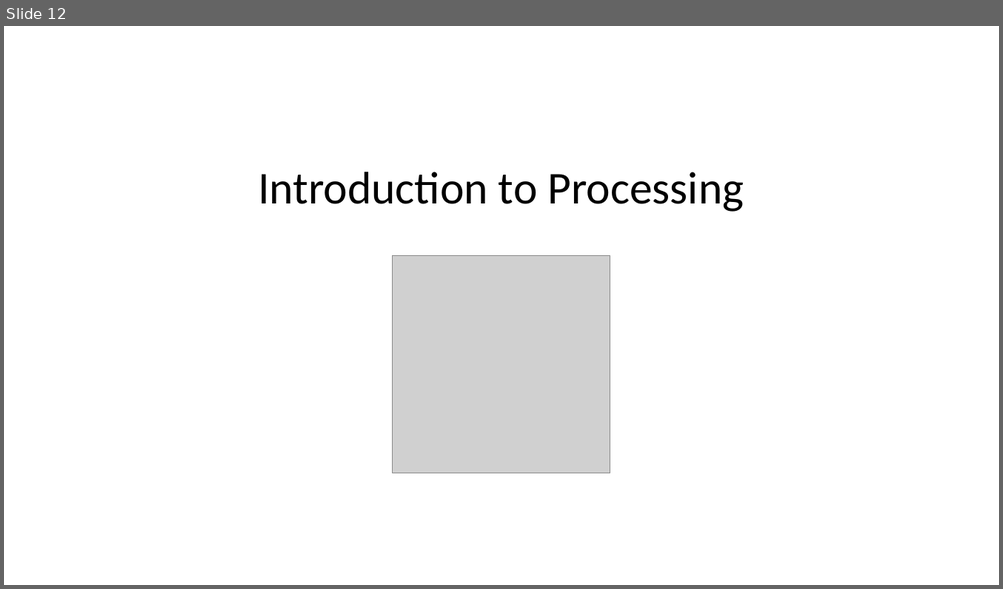
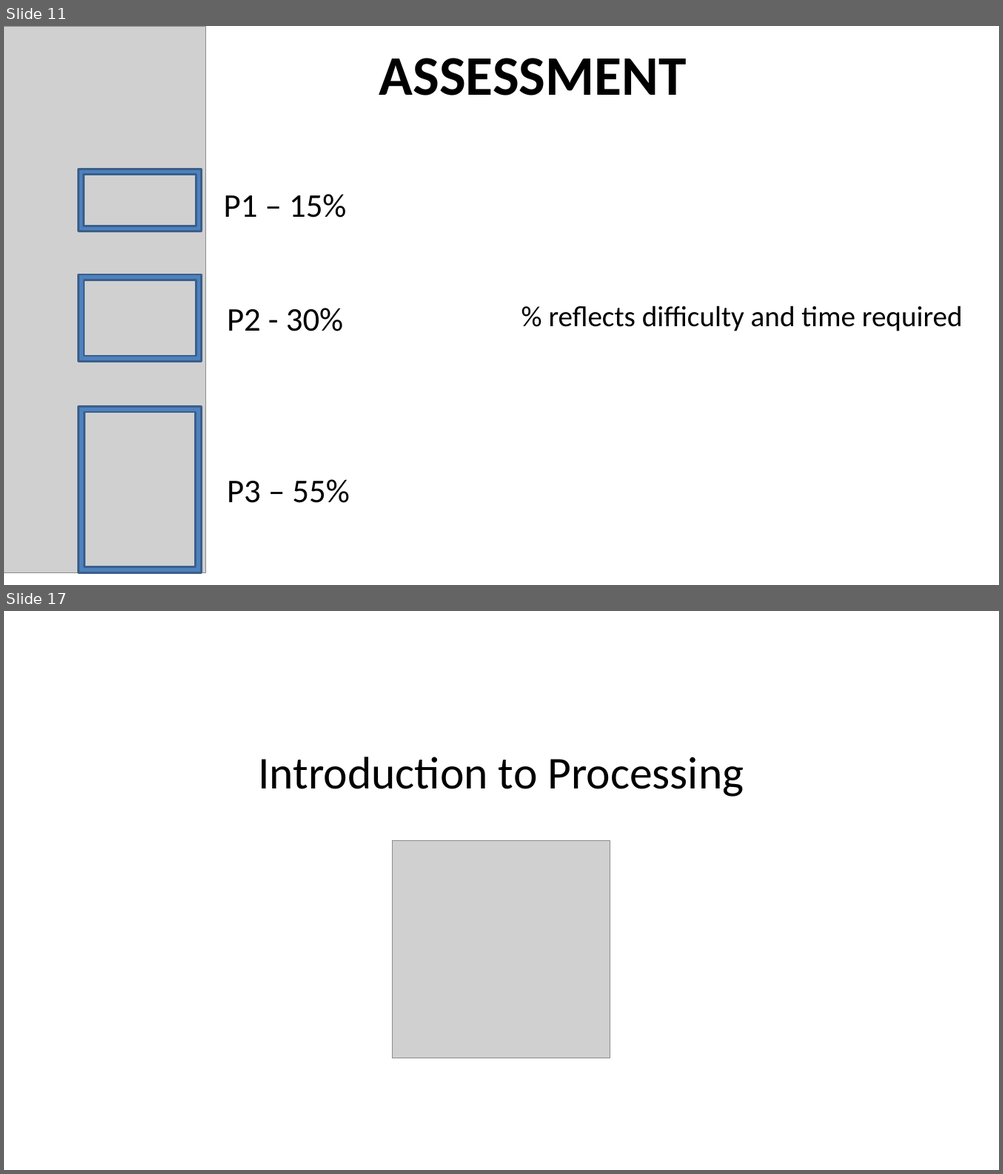
Before and after one commit to wit-hdip-comp-sci-2019/wit-hdip-comp-sci-2019.github.io, a slide deck: g1-induction/unit-1-semester-1/talk-3-programming/a-intro-to-programming.pptx. Shown one above the other, each under a label of ours: slide 12 before the commit, slides 11 and 17 after it; the slides between them are not shown. The pictures are 1003x589 and 1003x1174 pixels, drawn with LibreOffice and Linux fonts; fonts in the diff are those of the drawing; grey boxes stand for pictures. Boxes give left, top, right and bottom in pixels: in the first picture for what was removed or moved away, otherwise in the second. Text is boxed around its words. In the diff, an @@ line names an element or a change of style, - is before the commit and + after.

```diff
--- a/g1-induction/unit-1-semester-1/talk-3-programming/a-intro-to-programming.pptx
+++ b/g1-induction/unit-1-semester-1/talk-3-programming/a-intro-to-programming.pptx
@@ slide 11 added at [4, 26, 999, 585], background #FFFFFF @@
@@ picture added at [4, 26, 205, 573] @@
@@ text added at [379, 58, 686, 96], 54 pt, text #000000, bold @@
+ASSESSMENT
@@ frame added at [79, 170, 201, 231], fill #4F81BD, outline #3A5F8C 2 pt @@
@@ text added at [224, 194, 346, 218], 32 pt, text #000000 @@
+P1 – 15%
@@ frame added at [79, 275, 201, 361], fill #4F81BD, outline #3A5F8C 2 pt @@
@@ text added at [227, 308, 343, 332], 32 pt, text #000000 @@
+P2 - 30%
@@ text added at [549, 306, 962, 332], 28 pt, text #000000 @@
+% reflects difficulty and time required
@@ frame added at [79, 406, 201, 573], fill #4F81BD, outline #3A5F8C 2 pt @@
@@ text added at [227, 480, 349, 503], 32 pt, text #000000 @@
+P3 – 55%
@@ what was slide 12 is now slide 17 @@
```
Also in this commit, not shown: 11 slides changed, 7 other slides added, 3 slides removed, 11 other files.
